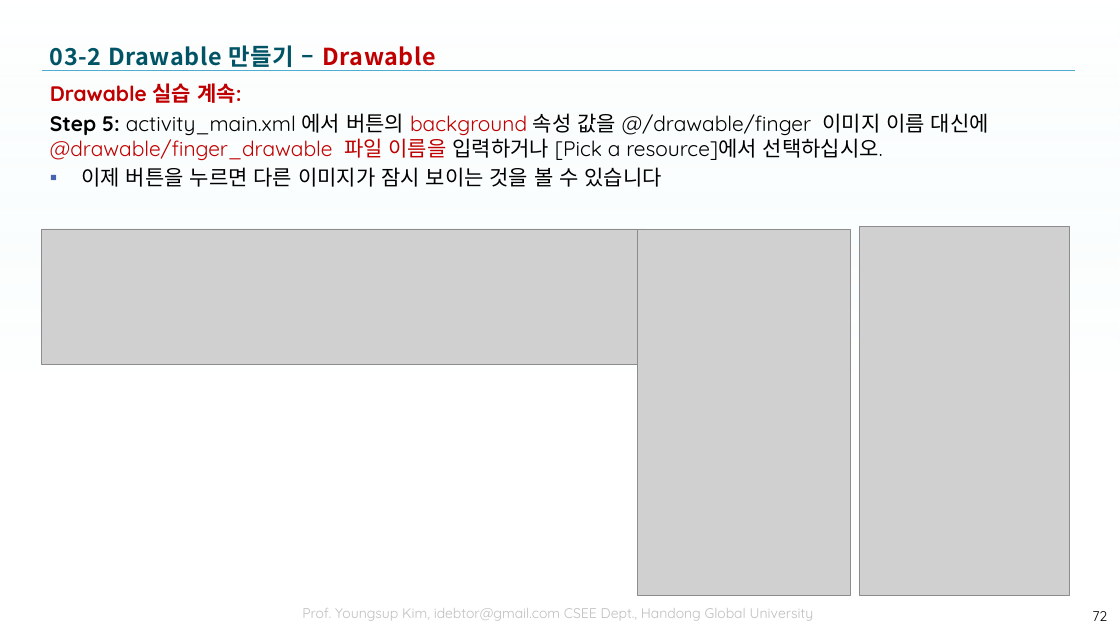
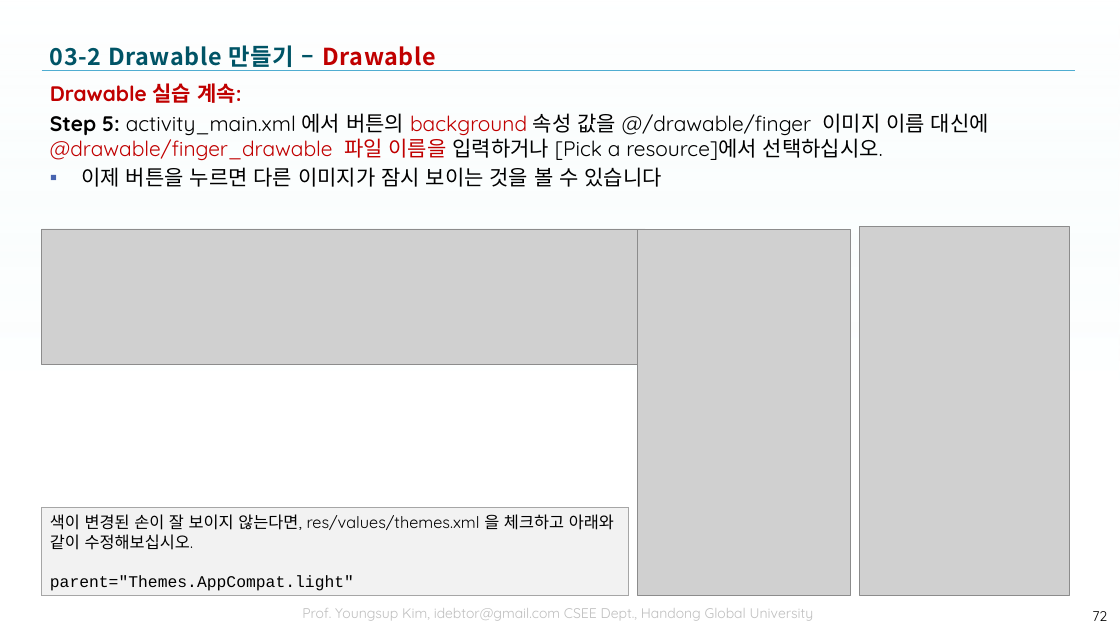
Before and after one commit to tae7841/HuStarAS, a slide deck: slide 72 of ppts/03Widget.pptx. Drawn at 1120x630 pixels with LibreOffice and Linux fonts; fonts in the diff are those of the drawing; grey boxes stand for pictures; background and template pictures are left out. Boxes give left, top, right and bottom in pixels: in the first picture for what was removed or moved away, otherwise in the second. Text is boxed around its words. In the diff, an @@ line names an element or a change of style, - is before the commit and + after.

```diff
--- a/ppts/03Widget.pptx
+++ b/ppts/03Widget.pptx
@@ rectangle added at <box>42,508,628,596</box>, fill #F2F2F2, outline #A6A6A6 0.75 pt, 14 pt, text #000000 @@
+색이 변경된 손이 잘 보이지 않는다면, res/values/themes.xml 을 체크하고 아래와 같이 수정해보십시오.
+parent="Themes.AppCompat.light"
```
Also in this commit, not shown: 13 other slides changed, 1 slide added, 1 slide removed.
